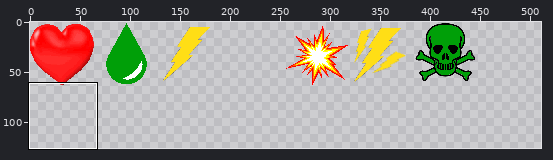
A sprite sheet gets an edit: TowerDefense/res/textures/Auras.png. Above: a wide view before the commit, with the close-up outlined.
Close-up. Before the commit:
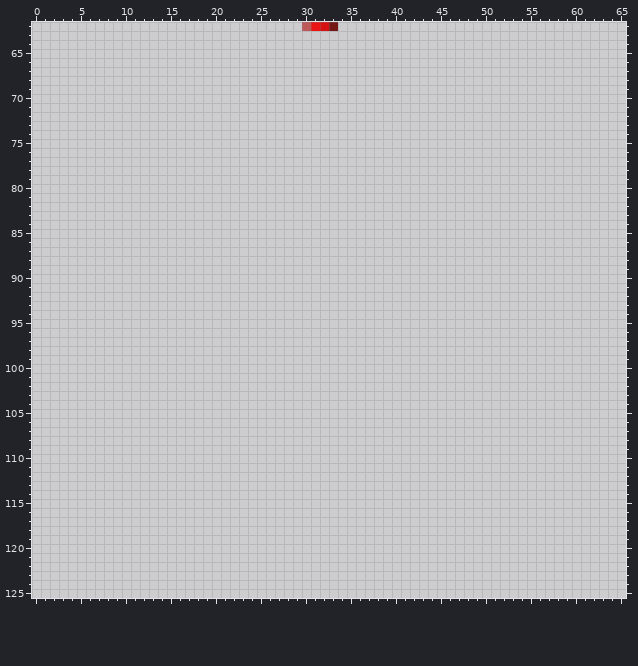
The file is 256x128 pixels. Pixels under 10% opacity are left out. Colours within 5 levels of each other are drawn and written as one. Shown: x 0..65, y 62..125. The old version is drawn lined up with the new one. The wide view leaves out empty margins. The commit also changed other parts of the picture, which this record leaves out.
And afterwards:
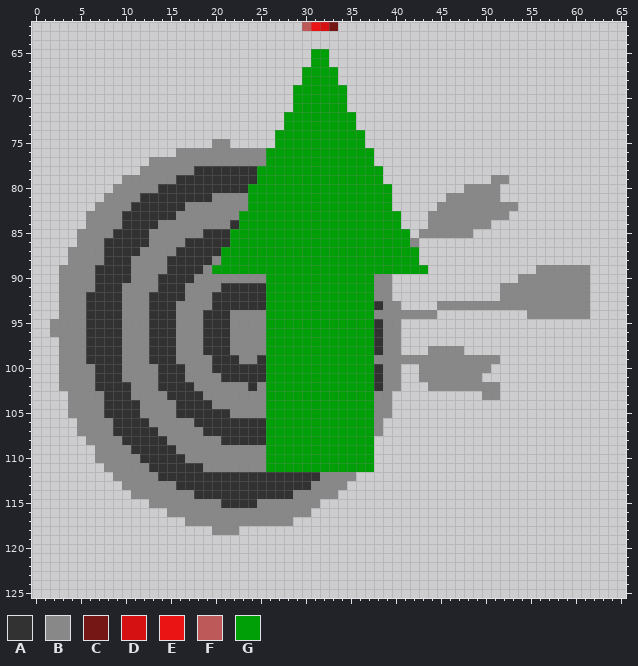
Palette (. is transparent): A #323232  B #898888  C #751815  D #d51111  E #ea1415  F #bd5959  G #009f08
Edits made:
canvas 256x128 -> 512x128; drawings rearranged on the sheet (the old picture shows each at its new place; 1 dropped ones are not shown)
@@ x 0..65 @@
  64 ..................................................................
- 65 ..................................................................
- 66 ..................................................................
- 67 ..................................................................
- 68 ..................................................................
- 69 ..................................................................
- 70 ..................................................................
- 71 ..................................................................
- 72 ..................................................................
- 73 ..................................................................
- 74 ..................................................................
- 75 ..................................................................
- 76 ..................................................................
- 77 ..................................................................
- 78 ..................................................................
- 79 ..................................................................
- 80 ..................................................................
- 81 ..................................................................
- 82 ..................................................................
- 83 ..................................................................
- 84 ..................................................................
- 85 ..................................................................
- 86 ..................................................................
- 87 ..................................................................
- 88 ..................................................................
- 89 ..................................................................
- 90 ..................................................................
- 91 ..................................................................
- 92 ..................................................................
- 93 ..................................................................
- 94 ..................................................................
- 95 ..................................................................
- 96 ..................................................................
- 97 ..................................................................
- 98 ..................................................................
- 99 ..................................................................
-100 ..................................................................
-101 ..................................................................
-102 ..................................................................
-103 ..................................................................
-104 ..................................................................
-105 ..................................................................
-106 ..................................................................
-107 ..................................................................
-108 ..................................................................
-109 ..................................................................
-110 ..................................................................
-111 ..................................................................
-112 ..................................................................
-113 ..................................................................
-114 ..................................................................
-115 ..................................................................
-116 ..................................................................
-117 ..................................................................
-118 ..................................................................
+ 65 ...............................GG.................................
+ 66 ...............................GG.................................
+ 67 ..............................GGGG................................
+ 68 ..............................GGGG................................
+ 69 .............................GGGGGG...............................
+ 70 .............................GGGGGG...............................
+ 71 .............................GGGGGG...............................
+ 72 ............................GGGGGGGG..............................
+ 73 ............................GGGGGGGG..............................
+ 74 ...........................GGGGGGGGGG.............................
+ 75 ....................BB.....GGGGGGGGGG.............................
+ 76 ................BBBBBBBBBBGGGGGGGGGGGG............................
+ 77 .............BBBBBBBBBBBBBGGGGGGGGGGGG............................
+ 78 ............BBBBBBAAAAAAAGGGGGGGGGGGGGG...........................
+ 79 ..........BBBBBBAAAAAAAAAGGGGGGGGGGGGGG............BB.............
+ 80 .........BBBBBAAAAAAAAAAGGGGGGGGGGGGGGGG........BBBB..............
+ 81 ........BBBBAAAAAAAABBBBGGGGGGGGGGGGGGGG......BBBBBB..............
+ 82 .......BBBBAAAAAABBBBBBBGGGGGGGGGGGGGGGG.....BBBBBBBBB............
+ 83 ......BBBBAAAAAABBBBBBBGGGGGGGGGGGGGGGGGG...BBBBBBBBB.............
+ 84 ......BBBBAAAABBBBBBBBAGGGGGGGGGGGGGGGGGG...BBBBBBB...............
+ 85 .....BBBBAAAABBBBBBAAAGGGGGGGGGGGGGGGGGGGG.BBBBBB.................
+ 86 .....BBBAAAAABBBBAAAAAGGGGGGGGGGGGGGGGGGGGB.......................
+ 87 ....BBBBAAAABBBBAAAAAGGGGGGGGGGGGGGGGGGGGGG.......................
+ 88 ....BBBBAAABBBBAAAAABGGGGGGGGGGGGGGGGGGGGGG.......................
+ 89 ...BBBBAAAABBBBAAAABGGGGGGGGGGGGGGGGGGGGGGGG............BBBBBB....
+ 90 ...BBBBAAAABBBAAAABBBBBBBBGGGGGGGGGGGGBB..............BBBBBBBB....
+ 91 ...BBBBAAABBBBAAABBBBAAAAAGGGGGGGGGGGGBB............BBBBBBBBBB....
+ 92 ...BBBAAAABBBAAAABBBAAAAAAGGGGGGGGGGGGBB............BBBBBBBBBB....
+ 93 ...BBBAAAABBBAAABBBBAAAAAAGGGGGGGGGGGGABB....BBBBBBBBBBBBBBBBB....
+ 94 ...BBBAAAABBBAAABBBAAABBBBGGGGGGGGGGGGBBBBBBB..........BBBBBBB....
+ 95 ..BBBBAAAABBBAAABBBAAABBBBGGGGGGGGGGGGABB.........................
+ 96 ..BBBBAAAABBBAAABBBAAABBBBGGGGGGGGGGGGABB.........................
+ 97 ...BBBAAAABBBAAABBBAAABBBBGGGGGGGGGGGGABB.........................
+ 98 ...BBBAAAABBBAAABBBAAABBBBGGGGGGGGGGGGABB...BBBB..................
+ 99 ...BBBAAAABBBAAABBBBAAABBAGGGGGGGGGGGGBBBBBBBBBBBBBB..............
+100 ...BBBBAAABBBBAAABBBAAAAAAGGGGGGGGGGGGABB..BBBBBBBB...............
+101 ...BBBBAAABBBBAAABBBBAAAAAGGGGGGGGGGGGABB..BBBBBBB................
+102 ...BBBBAAAABBBAAAABBBBBBABGGGGGGGGGGGGABB...BBBBBBBB..............
+103 ....BBBBAAABBBBAAAABBBBBBBGGGGGGGGGGGGBB..........BB..............
+104 ....BBBBAAAABBBBAAAABBBBBBGGGGGGGGGGGGBB..........................
+105 ....BBBBAAAABBBBAAAAAABBBBGGGGGGGGGGGGBB..........................
+106 .....BBBBAAAABBBBBAAAAAAAAGGGGGGGGGGGGB...........................
+107 .....BBBBAAAAABBBBBAAAAAAAGGGGGGGGGGGGB...........................
+108 ......BBBBAAAAABBBBBBAAAAAGGGGGGGGGGGG............................
+109 .......BBBBAAAAABBBBBBBBBBGGGGGGGGGGGG............................
+110 .......BBBBBAAAAABBBBBBBBBGGGGGGGGGGGG............................
+111 ........BBBBBAAAAAABBBBBBBGGGGGGGGGGGG............................
+112 .........BBBBBAAAAAAAAAAAAAAAAAABBBB..............................
+113 ..........BBBBBBAAAAAAAAAAAAAAABBBB...............................
+114 ...........BBBBBBBAAAAAAAAAAABBBBB................................
+115 .............BBBBBBBBAAAABBBBBBB..................................
+116 ...............BBBBBBBBBBBBBBBB...................................
+117 .................BBBBBBBBBBBB.....................................
+118 ....................BBB...........................................
 119 ..................................................................
